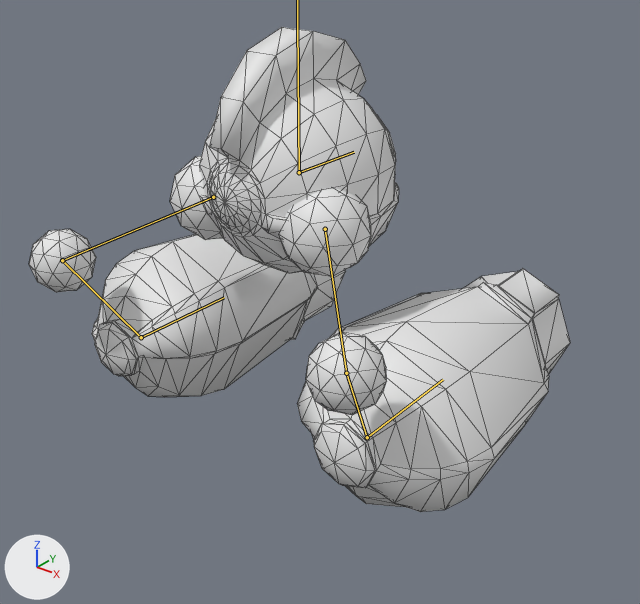
Renders of the glTF model assets/meshes/enemies/needler.glb from each side of a commit.
Camera for both pictures: a 50 mm lens placed at (3.97, -4.73, 1.95), pointed at (-0.11, 0.37, -1.21). The lights are fixed; the arrows at lower left show +X, +Y and +Z. The bones that change are drawn over the model as lines. Mesh edges are drawn as thin lines.

In view in the first picture: 'NeedlerMesh'.
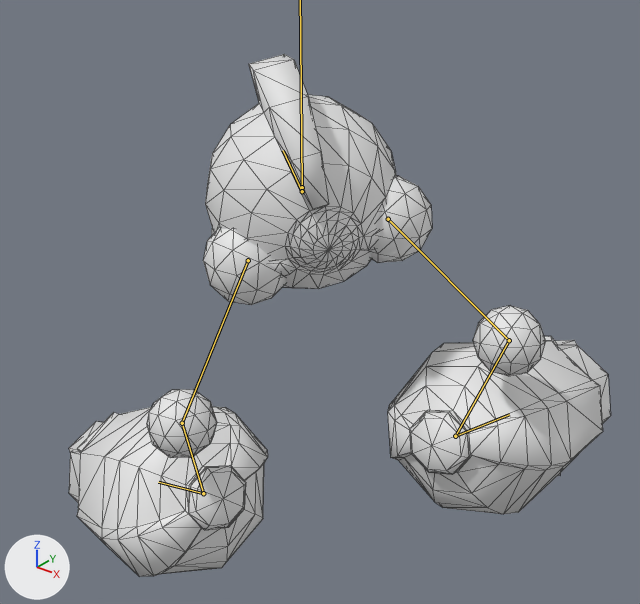
The newer file adds an action. The first version stands in its rest pose; the second is drawn at frame 21 of the action 'NeedlerHurt'.

Where the change shows, as pixel boxes [x1, y1, x2, y2] in the pictures (640 x 604 px):
'NeedlerMesh', posed (8% taller): before [29, 27, 570, 512]; after [69, 54, 611, 577]
bone 'Head', root to tip: before (299, 172) to (354, 152); after (302, 191) to (283, 150)
bone 'Bicep.L', root to tip: before (213, 197) to (62, 260); after (248, 260) to (182, 423)
bone 'Forearm.L', root to tip: before (62, 260) to (141, 337); after (182, 423) to (203, 493)
bone 'Gun.L', root to tip: before (141, 337) to (224, 297); after (203, 493) to (158, 482)
bone 'Bicep.R', root to tip: before (325, 229) to (346, 373); after (388, 219) to (509, 340)
bone 'Forearm.R', root to tip: before (346, 373) to (367, 437); after (509, 340) to (455, 436)
bone 'Gun.R', root to tip: before (367, 437) to (443, 379); after (455, 436) to (509, 414)

What the commit changed:
Bone 'Root' (bone_root) moves from (0.0, 0.0, 0.0) to (0.0, -0.119, 0.03).
Bone 'Root' (bone_root) turns from (0, 0, 0) to (0, 46, 0) degrees about its own x, y and z.
Bone 'Head' (bone_head) moves from (0.0, 0.0, 0.0) to (0.0, 0.0, -0.032).
Bone 'Head' (bone_head) turns from (0, 0, 0) to (11, -13, 4) degrees about its own x, y and z.
Bone 'Bicep.L' (bone_bicep_l) turns from (0, 0, 0) to (5, 1, -7) degrees about its own x, y and z.
Bone 'Forearm.L' (bone_forearm_l) turns from (0, 0, 0) to (-5, 2, 35) degrees about its own x, y and z.
Bone 'Gun.L' (bone_gun_l) turns from (0, 0, 0) to (2, -12, -23) degrees about its own x, y and z.
Bone 'Bicep.R' (bone_bicep_r) turns from (0, 0, 0) to (-12, -11, 16) degrees about its own x, y and z.
Bone 'Forearm.R' (bone_forearm_r) turns from (0, 0, 0) to (-16, -4, -17) degrees about its own x, y and z.
Bone 'Gun.R' (bone_gun_r) turns from (0, 0, 0) to (-28, -17, 47) degrees about its own x, y and z.
